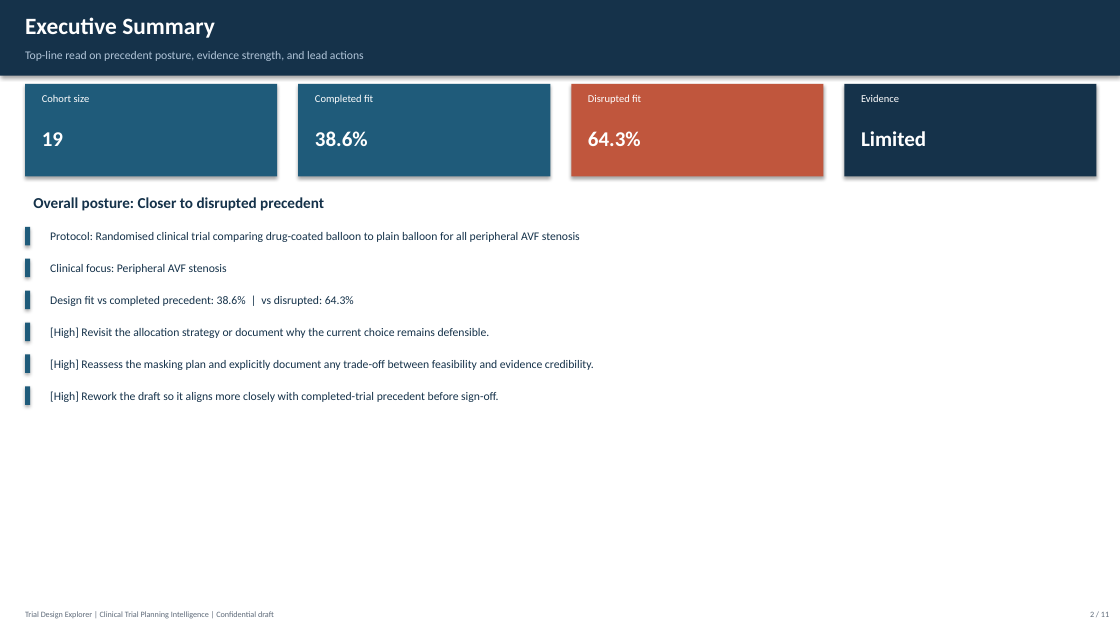
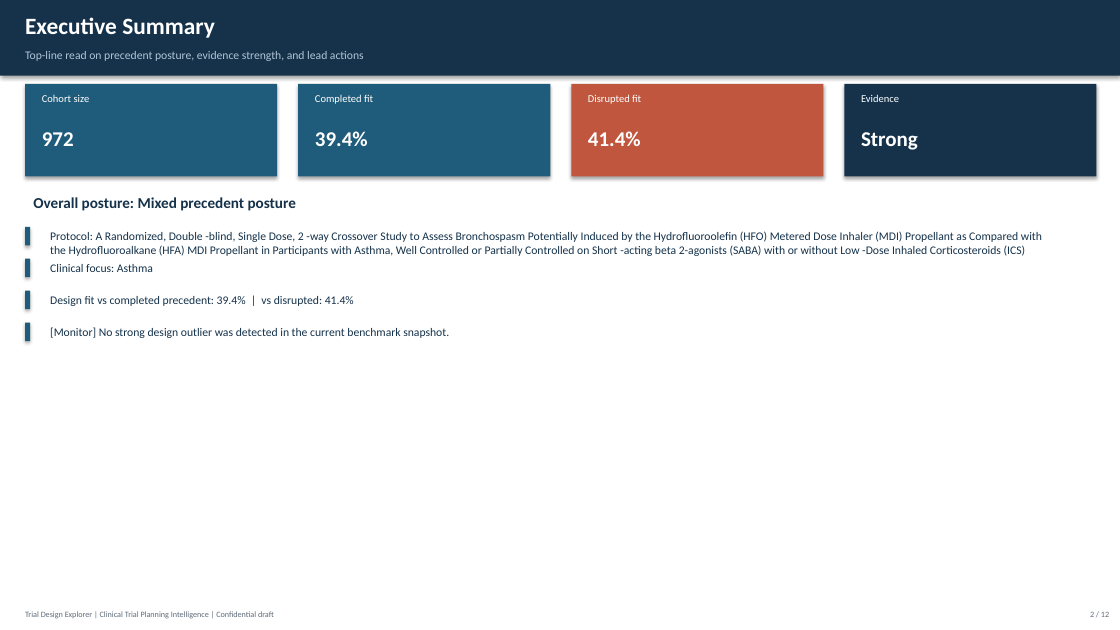
Before and after one commit to Franosei/Trial-Design-Explorer, a slide deck: slide 2 of trial_protocol_slides.pptx. Drawn at 1120x630 pixels with LibreOffice and Linux fonts; fonts in the diff are those of the drawing. Boxes give left, top, right and bottom in pixels: in the first picture for what was removed or moved away, otherwise in the second. Text is boxed around its words. In the diff, an @@ line names an element or a change of style, - is before the commit and + after.

```diff
--- a/trial_protocol_slides.pptx
+++ b/trial_protocol_slides.pptx
@@ text at box(42, 132, 74, 146): text changed @@
-19
+972
@@ text at box(315, 131, 368, 146): text changed @@
-38.6%
+39.4%
@@ text at box(588, 131, 641, 146): text changed @@
-64.3%
+41.4%
@@ text at box(861, 132, 918, 150): text changed @@
-Limited
+Strong
@@ text at box(33, 197, 296, 211): text changed @@
-Overall posture: Closer to disrupted precedent
+Overall posture: Mixed precedent posture
@@ text at box(50, 231, 1042, 256): text changed @@
-Protocol: Randomised clinical trial comparing drug-coated balloon to plain balloon for all peripheral AVF stenosis
+Protocol: A Randomized, Double -blind, Single Dose, 2 -way Crossover Study to Assess Bronchospasm Potentially Induced by the Hydrofluoroolefin (HFO) Metered Dose Inhaler (MDI) Propellant as Compared with the Hydrofluoroalkane (HFA) MDI Propellant in Participants with Asthma, Well Controlled or Partially Controlled on Short -acting beta 2-agonists (SABA) with or without Low -Dose Inhaled Corticosteroids (ICS)
@@ text at box(50, 264, 153, 272): text changed @@
-Clinical focus: Peripheral AVF stenosis
+Clinical focus: Asthma
@@ text at box(50, 296, 354, 306): text changed @@
-Design fit vs completed precedent: 38.6% | vs disrupted: 64.3%
+Design fit vs completed precedent: 39.4% | vs disrupted: 41.4%
@@ text at box(50, 327, 449, 338): text changed @@
-[High] Revisit the allocation strategy or document why the current choice remains defensible.
+[Monitor] No strong design outlier was detected in the current benchmark snapshot.
@@ rectangle removed at box(25, 355, 30, 373) @@
@@ text removed at box(50, 359, 594, 370) @@
-[High] Reassess the masking plan and explicitly document any trade-off between feasibility and evidence credibility.
@@ rectangle removed at box(25, 386, 30, 405) @@
@@ text removed at box(50, 391, 498, 402) @@
-[High] Rework the draft so it aligns more closely with completed-trial precedent before sign-off.
```
Also in this commit, not shown: 10 other slides changed, 1 slide added, 13 other files.
